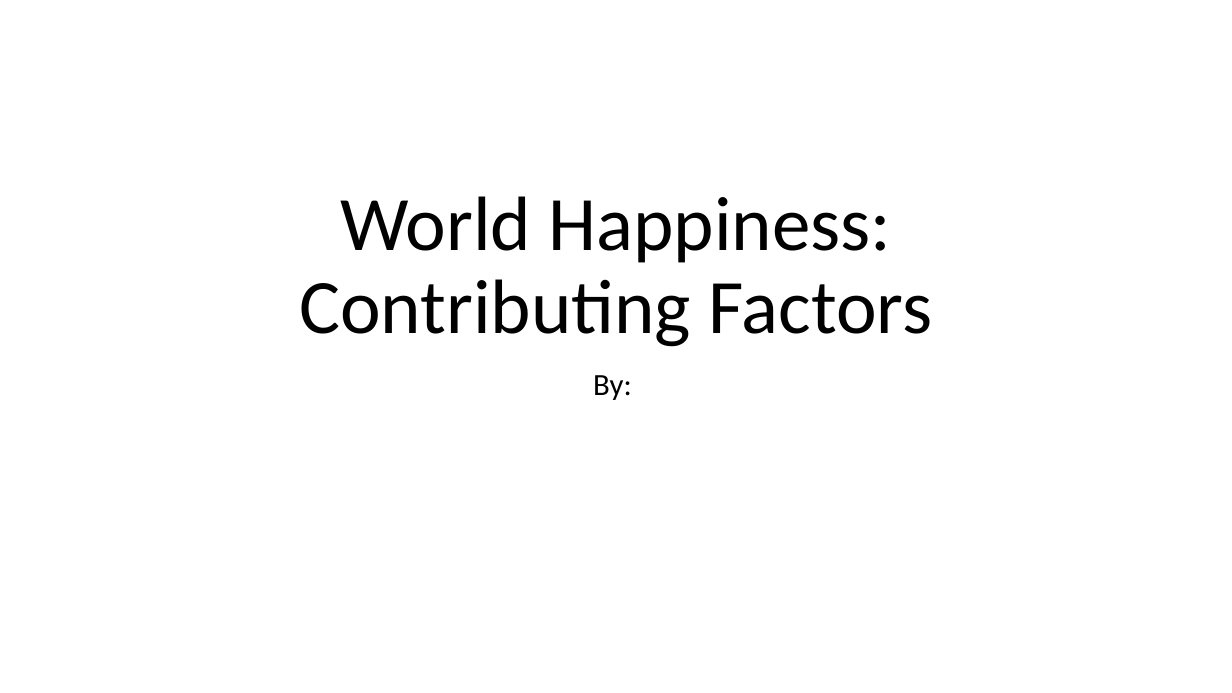
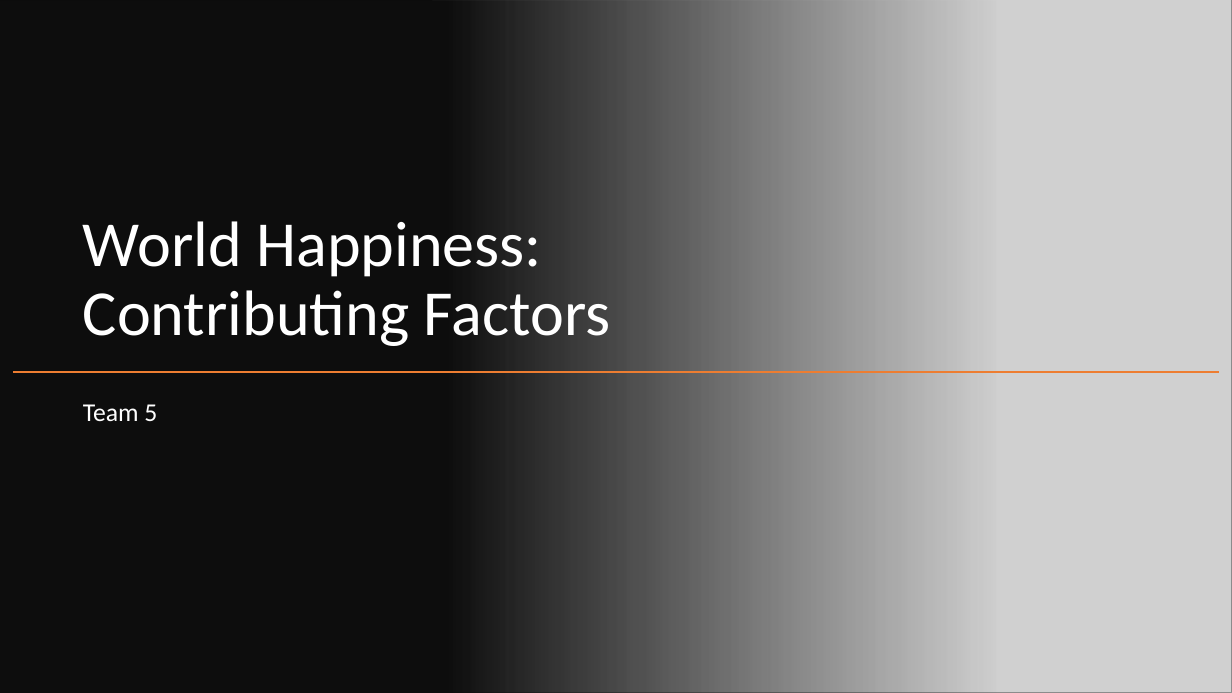
Before and after one commit to patpetrus/project-1-group-5, a slide deck: slide 1 of group5_presentation.pptx. Drawn at 1232x693 pixels with LibreOffice and Linux fonts; fonts in the diff are those of the drawing; grey boxes stand for pictures. Boxes give left, top, right and bottom in pixels: in the first picture for what was removed or moved away, otherwise in the second. Text is boxed around its words. In the diff, an @@ line names an element or a change of style, - is before the commit and + after.

```diff
--- a/group5_presentation.pptx
+++ b/group5_presentation.pptx
@@ rectangle added at (x1=0, y1=0, x2=1232, y2=693), fill #0D0D0D @@
@@ rectangle added at (x1=0, y1=0, x2=1232, y2=693), fill gradient #0D0D0D @@
@@ picture added at (x1=433, y1=0, x2=1232, y2=693) @@
@@ title "World Happiness: Contributing Factors" moved from (x1=299, y1=196, x2=932, y2=347) to (x1=83, y1=221, x2=611, y2=346) @@
@@ title "World Happiness: Contributing Factors" at (x1=83, y1=221, x2=611, y2=346): size 60 to 50 pt, text colour #000000 to #FFFFFF; alignment centre to left @@
@@ line added from (1219, 372) to (13, 372), #ED7D31 1 pt @@
@@ subtitle removed at (x1=593, y1=375, x2=632, y2=400) @@
-By:
@@ text added at (x1=83, y1=404, x2=157, y2=421), 20 pt, text #FFFFFF @@
+Team 5
```
Also in this commit, not shown: 4 other slides changed, 23 slides added, 5 slides removed.
